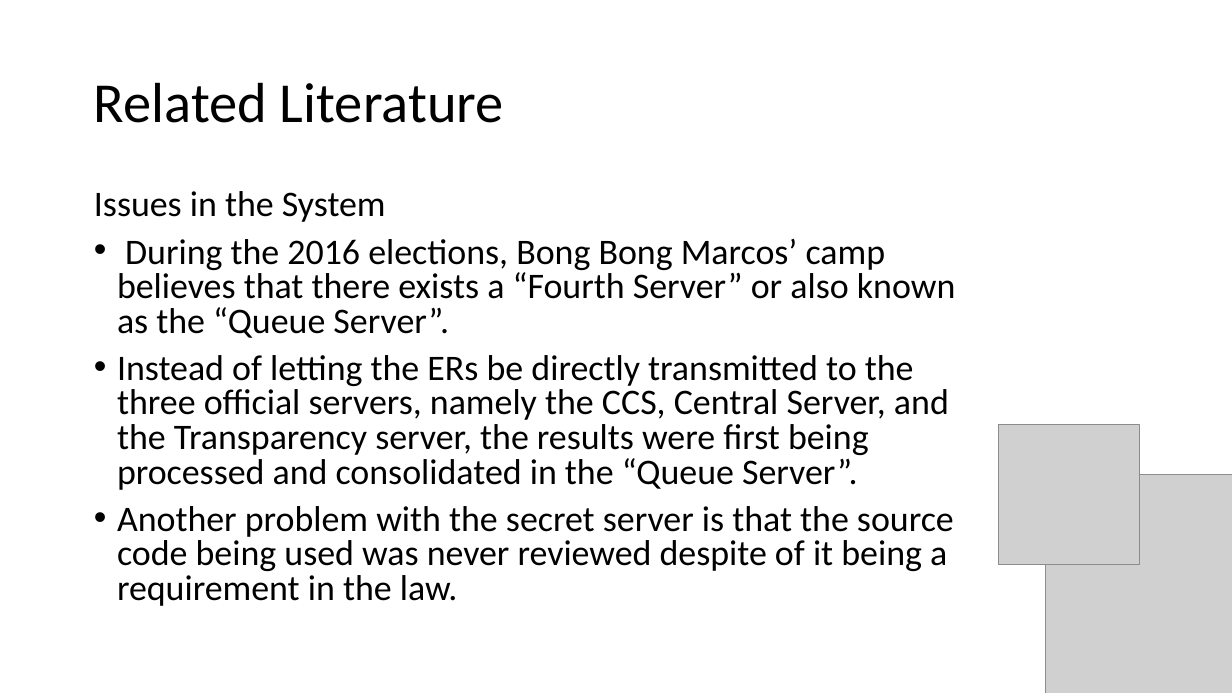
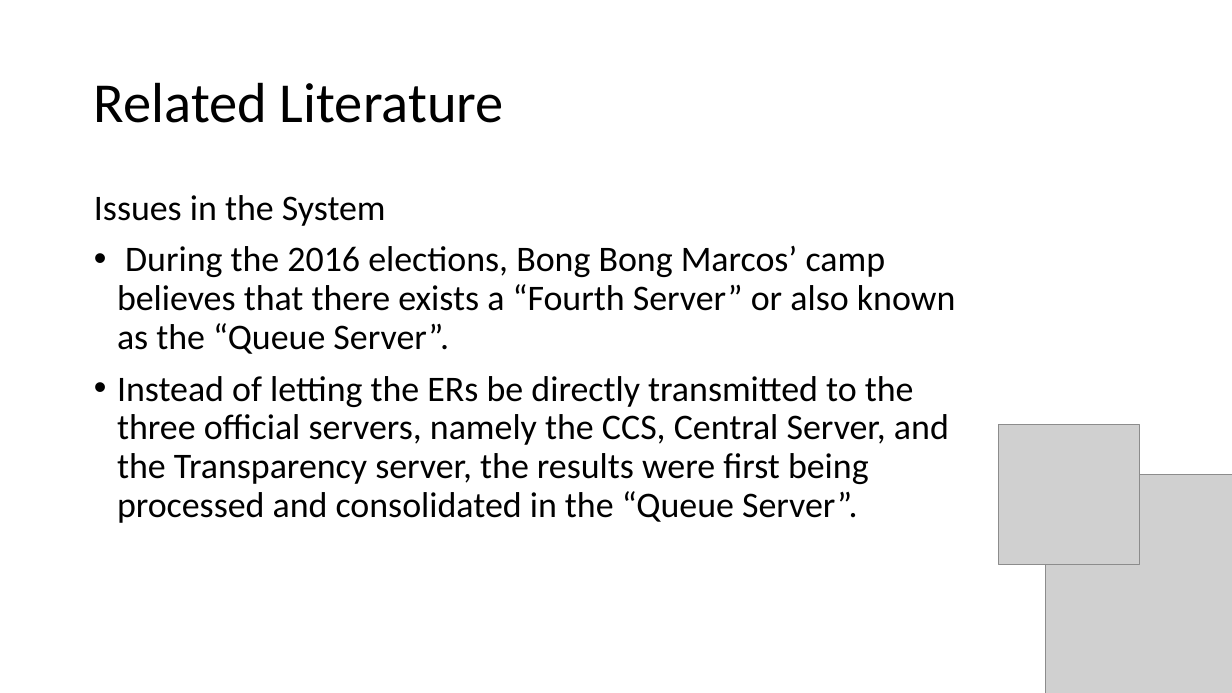
Before and after one commit to seans888/Project---Automate-Election, a slide deck: slide 16 of Documentation/Finals_Sysadd1.pptx (slide 12 before the commit). Drawn at 1232x693 pixels with LibreOffice and Linux fonts; fonts in the diff are those of the drawing; grey boxes stand for pictures. Boxes give left, top, right and bottom in pixels: in the first picture for what was removed or moved away, otherwise in the second. Text is boxed around its words. In the diff, an @@ line names an element or a change of style, - is before the commit and + after.

```diff
--- a/Documentation/Finals_Sysadd1.pptx
+++ b/Documentation/Finals_Sysadd1.pptx
@@ text "Issues in the System" at [94,195,955,523]: line spacing 0.8 to 0.9 @@
@@ text at [117,506,954,606]: paragraph removed @@
-• Another problem with the secret server is that the source code being used was never reviewed despite of it being a requirement in the law.
```
Also in this commit, not shown: 4 other slides changed, 2 slides added, 1 slide removed.
